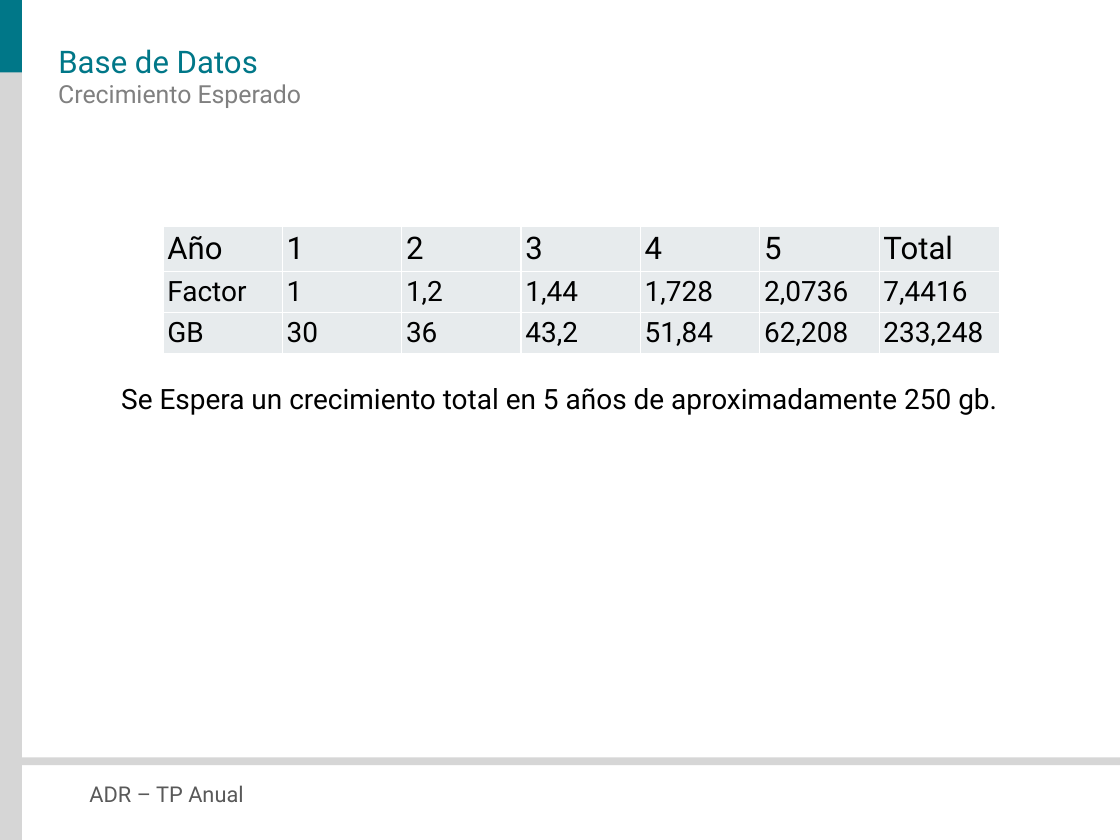
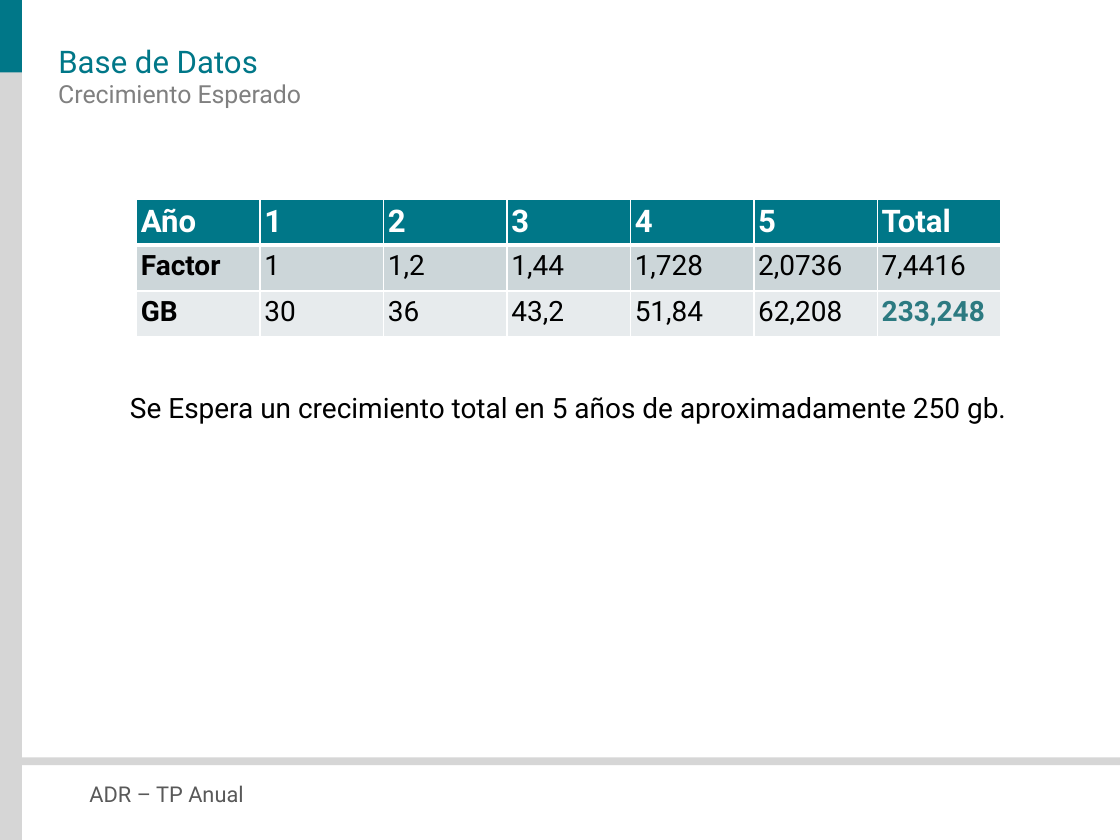
Before and after one commit to veritoreinoso/adr-2010, a slide deck: slide 10 of Presentacion.pptx. Drawn at 1120x840 pixels with LibreOffice and Linux fonts; fonts in the diff are those of the drawing. Boxes give left, top, right and bottom in pixels: in the first picture for what was removed or moved away, otherwise in the second. Text is boxed around its words. In the diff, an @@ line names an element or a change of style, - is before the commit and + after.

```diff
--- a/Presentacion.pptx
+++ b/Presentacion.pptx
@@ table at (137, 199, 999, 336) @@
@@ fill #E7ECED to #007788 in row 1 @@
@@ fill #E7ECED to #CCD6DA in row 2 @@
@@ text colour #000000 to #FFFFFF in "Año", "1", "2", "3" and 3 more places @@
@@ bold on in "Año", "1", "2", "3" and 6 more places @@
@@ text colour #000000 to #2C7A81 in "233,248" @@
@@ borders changed @@
@@ table: place and size @@
-table at (164, 226, 1002, 356)
+table at (137, 199, 999, 336)
@@ text "Se Espera un crecimiento total ...": place and size @@
-text "Se Espera un crecimiento total ..." at (121, 388, 997, 415)
+text "Se Espera un crecimiento total ..." at (130, 397, 1006, 424)
```
Also in this commit, not shown: 9 other slides changed, 1 other file.
